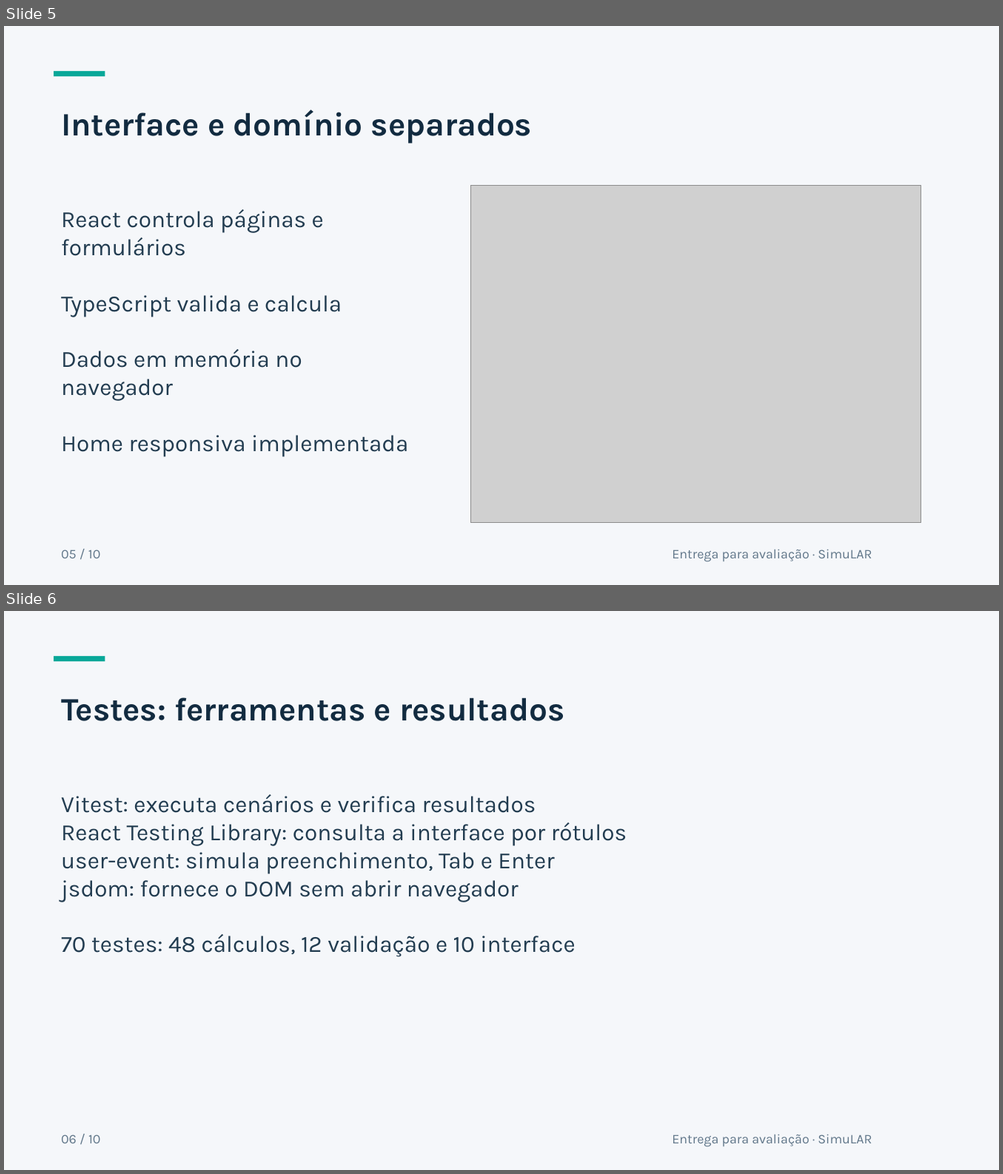
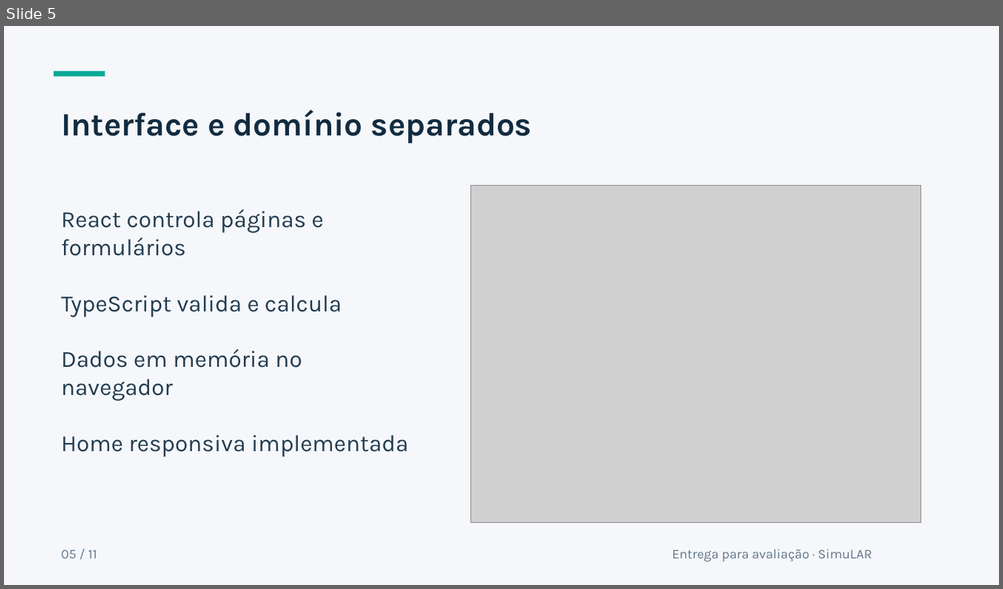
Before and after one commit to eber-ops/SimuLAR, a slide deck: apresentacao/simular-apresentacao-final.pptx. Shown one above the other, each under a label of ours: slides 5 and 6 before the commit, slide 5 after it. The pictures are 1003x1174 and 1003x589 pixels, drawn with LibreOffice and Linux fonts; fonts in the diff are those of the drawing; grey boxes stand for pictures. Boxes give left, top, right and bottom in pixels: in the first picture for what was removed or moved away, otherwise in the second. Text is boxed around its words. In the diff, an @@ line names an element or a change of style, - is before the commit and + after.

```diff
--- a/apresentacao/simular-apresentacao-final.pptx
+++ b/apresentacao/simular-apresentacao-final.pptx
@@ slide 6 removed at [4,611,999,1170], background #F5F7FA @@
@@ rectangle removed at [54,655,105,661] @@
@@ text removed at [61,698,564,721] @@
-Testes: ferramentas e resultados
@@ text removed at [61,795,626,957] @@
-Vitest: executa cenários e verifica resultados
-React Testing Library: consulta a interface por rótulos
-user-event: simula preenchimento, Tab e Enter
-jsdom: fornece o DOM sem abrir navegador
-70 testes: 48 cálculos, 12 validação e 10 interface
@@ text removed at [61,1135,101,1144] @@
-06 / 10
@@ text removed at [671,1135,871,1147] @@
-Entrega para avaliação · SimuLAR
@@ slide 5 changed as well @@
@@ text at [61,550,97,559]: text changed @@
-05 / 10
+05 / 11
```
Also in this commit, not shown: 8 other slides changed, 2 slides added, 2 other files.
